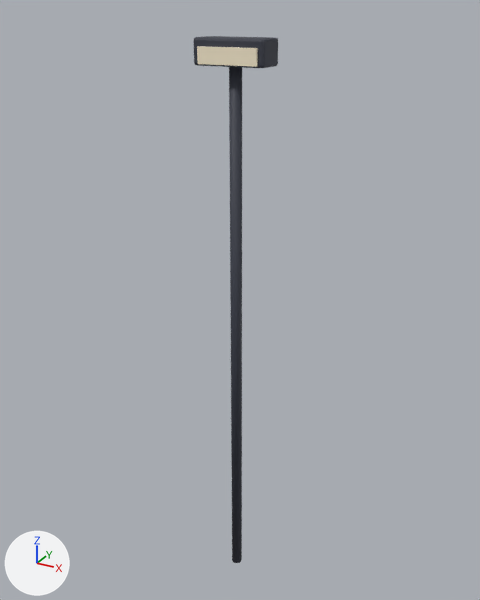
A saved change to the FBX model Assets/Art/Generated/Environment/Floodlight.fbx.
One viewpoint serves both versions: a camera (50 mm lens) standing at (5.18, -9.28, 10.6) and looking at (-0.12, 0.35, 5.79). The axes (+X, +Y, +Z) are drawn at lower left. The lights are the same throughout. The first picture is the older version.

Objects in the first picture: 'LampHousing', 'LampLens', 'Mast'.
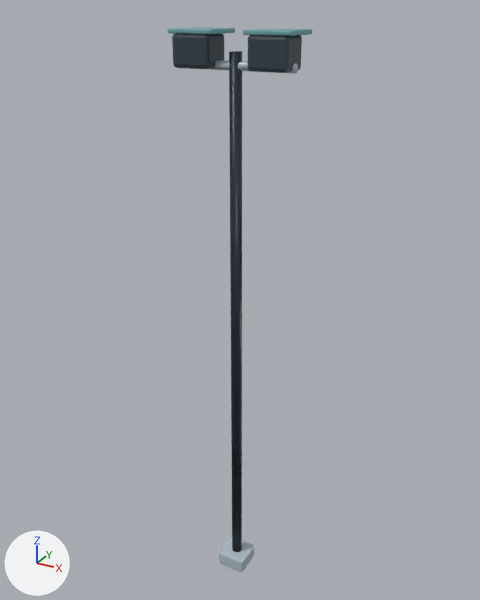
The edits, one by one:
Material 'park_trim.018' (mat_park_trim_018) is new.
Its base color is (0.16, 0.38, 0.4) (cyan #6fa6aa).
Its roughness is 0.55.
Material 'galvanized.018' (mat_galvanized_018) is new.
Its base color is (0.43, 0.52, 0.58) (light grey #afbfc8).
Its roughness is 0.27.
Material 'lamp.018' (mat_lamp_018) is new.
Its base color is (0.98, 0.87, 0.65) (beige #fdf0d3).
Its roughness is 0.4.
Material 'steel.018' (mat_steel_018) is new.
Its base color is (0.035, 0.055, 0.075) (dark blue #35424d).
Its roughness is 0.32.
Mesh me_cylinder_653 is new.
It has 436 vertices, 400 faces and spans x -1.03..1.03, y -0.28..0.47, z -5.0..5.31.
Faces by material slot: [120, 88, 84, 108].
It uses material mat_steel_018 (dark blue #35424d).
It uses material mat_galvanized_018 (light grey #afbfc8).
It uses material mat_lamp_018 (beige #fdf0d3).
It uses material mat_park_trim_018 (cyan #6fa6aa).
Object 'LampLens' (ob_lamplens) is deleted.
Object 'LampHousing' (ob_lamphousing) is deleted.
Object 'Visual_Floodlight' (ob_visual_floodlight) is new; it shows me_cylinder_653.
Its location is (0.0, 0.0, 5.0).

Boxes (x1, y1, x2, y2) around the edits, measured in the pictures (480 x 600 px):
'Visual_Floodlight', added
    after: (168, 27, 312, 572)
    faces in mat_steel_018 (dark blue #35424d): (172, 34, 302, 73)
    faces in mat_galvanized_018 (light grey #afbfc8): (210, 48, 298, 572)
    faces in mat_park_trim_018 (cyan #6fa6aa): (168, 27, 312, 36)
'LampHousing', deleted
    before: (194, 36, 278, 68)
'LampLens', deleted (beige)
    before: (197, 46, 258, 67)
